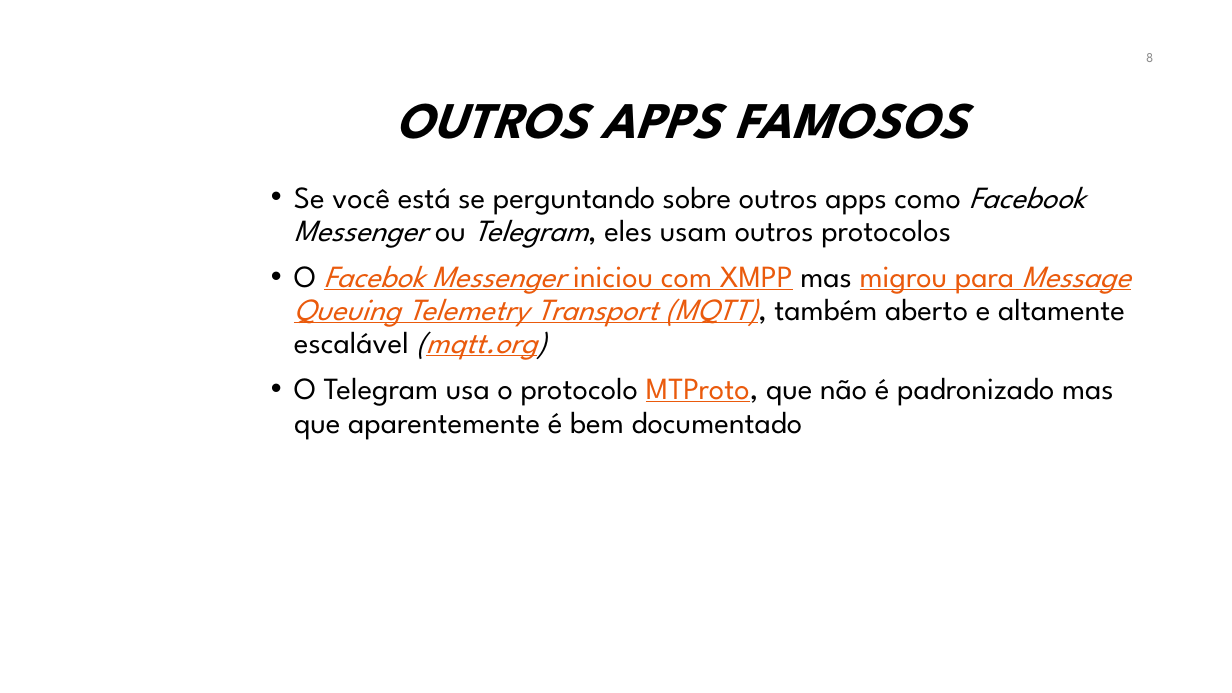
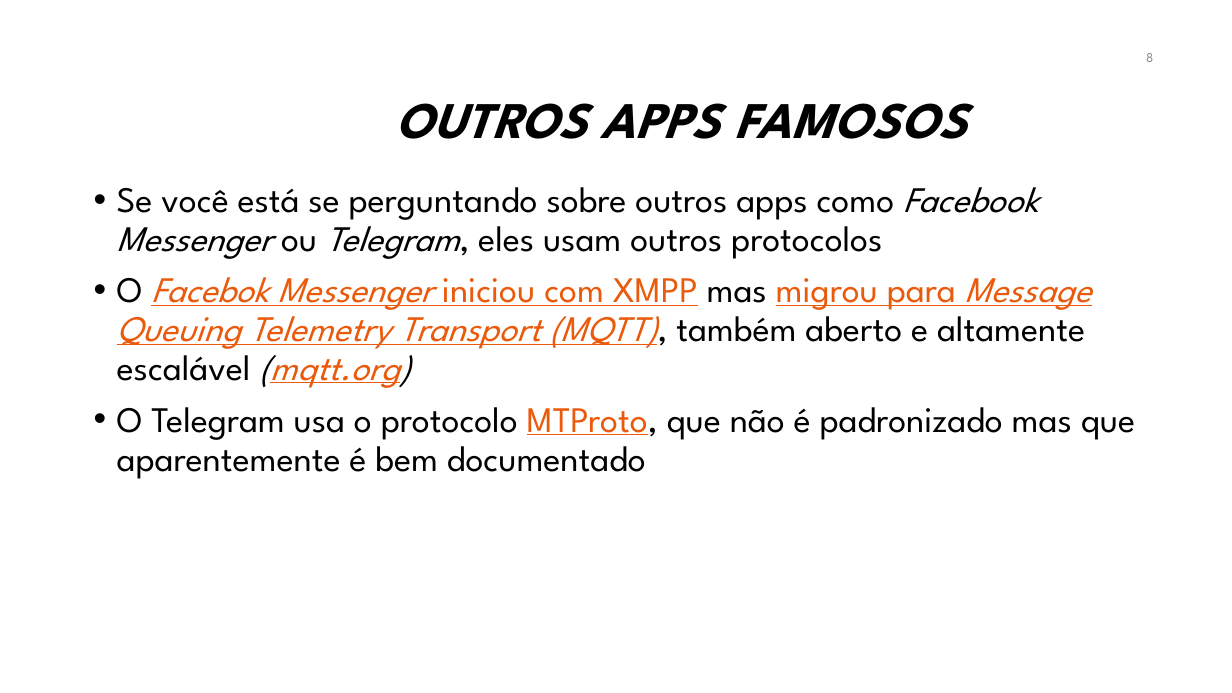
Before and after one commit to manoelcampos/sistemas-distribuidos, a slide deck: slide 8 of projects/06-xmpp-chat-client/xmpp.pptx. Drawn at 1232x693 pixels with LibreOffice and Linux fonts; fonts in the diff are those of the drawing; background and template pictures are left out. Boxes give left, top, right and bottom in pixels: in the first picture for what was removed or moved away, otherwise in the second. Text is boxed around its words. In the diff, an @@ line names an element or a change of style, - is before the commit and + after.

Commit message:
Atualiza slides XMPP

```diff
--- a/projects/06-xmpp-chat-client/xmpp.pptx
+++ b/projects/06-xmpp-chat-client/xmpp.pptx
@@ text "Se você está se perguntando ..." moved from (x1=294, y1=186, x2=1131, y2=440) to (x1=117, y1=187, x2=1135, y2=479) @@
@@ text "Se você está se perguntando ..." at (x1=117, y1=187, x2=1135, y2=479): size 24 to 28 pt @@
```
Also in this commit, not shown: 15 other slides changed, 1 slide added, 1 other file.
